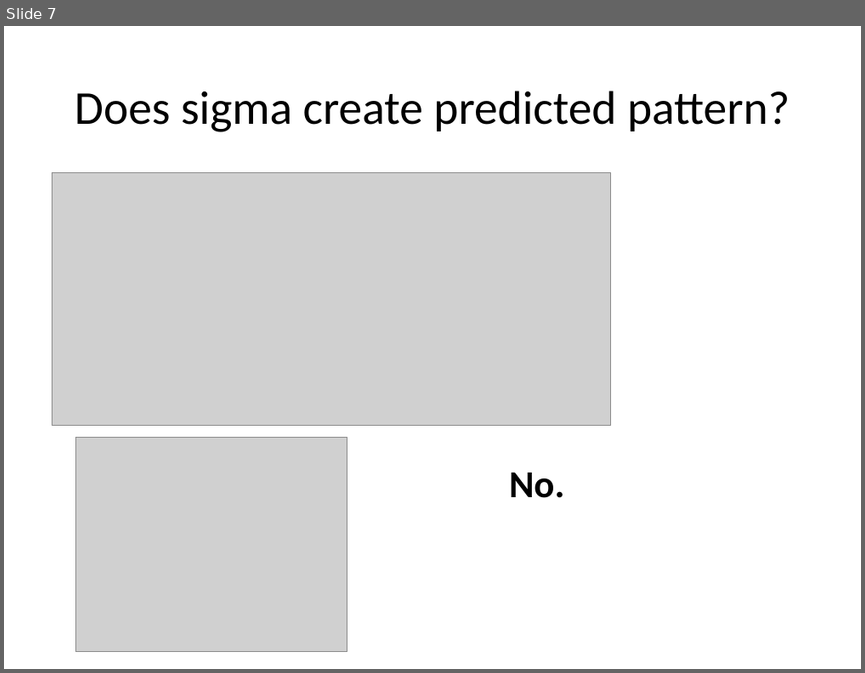
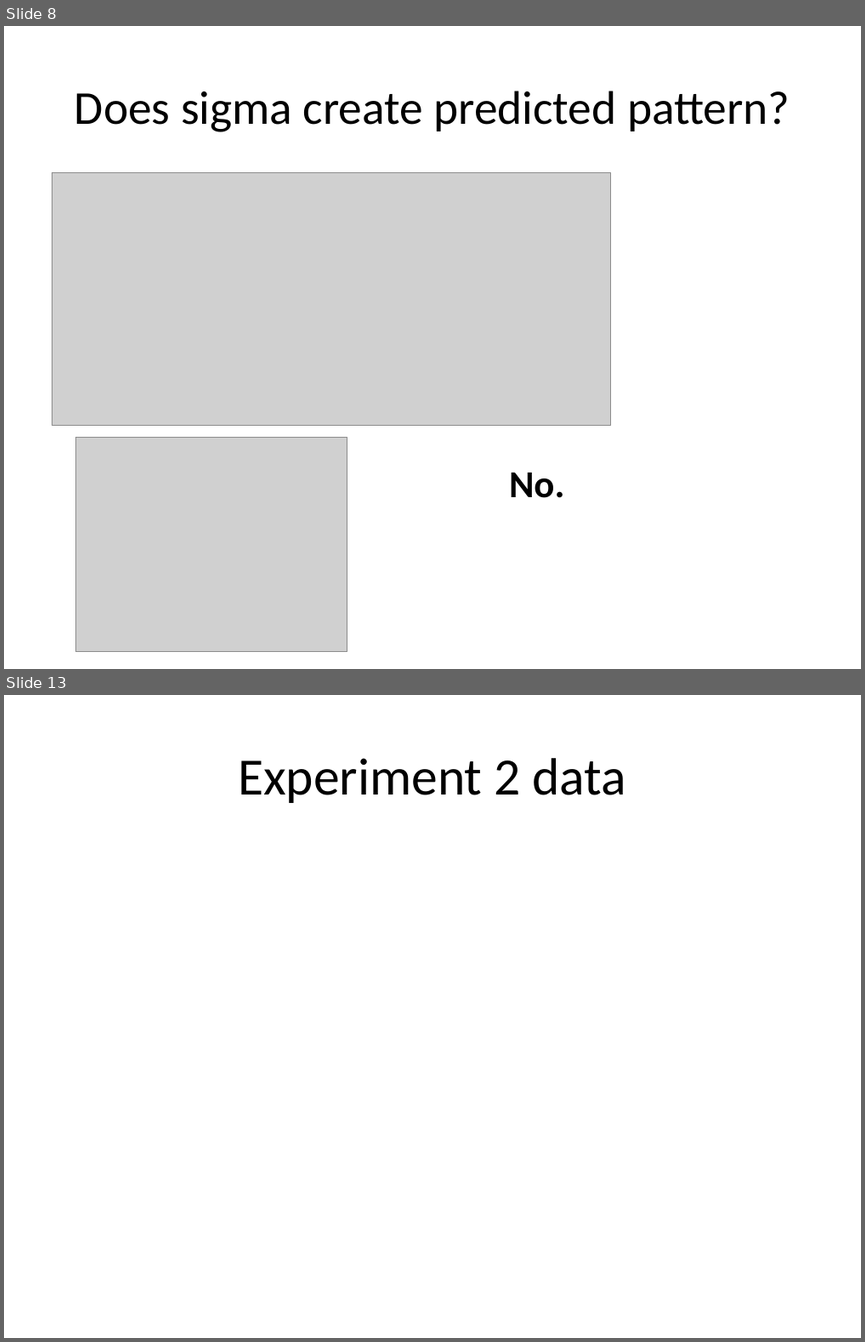
Before and after one commit to kemacdonald/soc_xsit, a slide deck: soc_xsit_notebook.pptx. Shown one above the other, each under a label of ours: slide 7 before the commit, slides 8 and 13 after it; the slides between them are not shown. The pictures are 865x673 and 865x1342 pixels, drawn with LibreOffice and Linux fonts; fonts in the diff are those of the drawing; grey boxes stand for pictures. Boxes give left, top, right and bottom in pixels: in the first picture for what was removed or moved away, otherwise in the second. Text is boxed around its words. In the diff, an @@ line names an element or a change of style, - is before the commit and + after.

Commit message:
Experiment notebook to track data and model sims

```diff
--- a/soc_xsit_notebook.pptx
+++ b/soc_xsit_notebook.pptx
@@ slide 13 added at [4,695,861,1338], background #FFFFFF @@
@@ title added at [238,758,627,803], 44 pt, text #000000 @@
+Experiment 2 data
@@ what was slide 7 is now slide 8 @@
```
Also in this commit, not shown: 5 slides changed, 3 other slides added.
